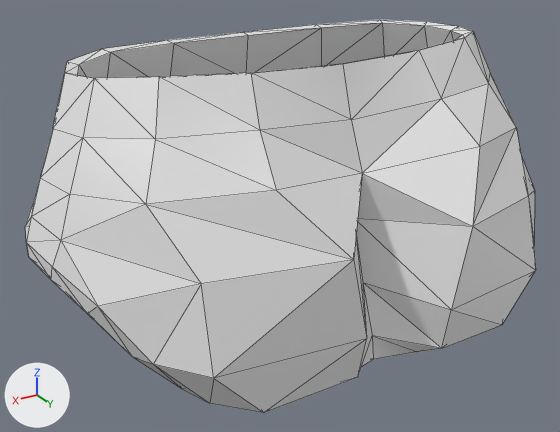
Two versions of the OBJ model res/CharaGreenKofta2.obj, one commit apart.
Both versions are drawn from a 50 mm lens placed at (0.183, 0.301, 0.195), pointed at (0.013, 0.017, 0.053). Lighting does not change. The marker at lower left points along +X, +Y and +Z. Mesh edges are drawn as thin lines. Where no turn or scale is listed for an object, it has been applied to the vertices.

Names of what the first picture shows: 'Cube.008_Cube.009'.
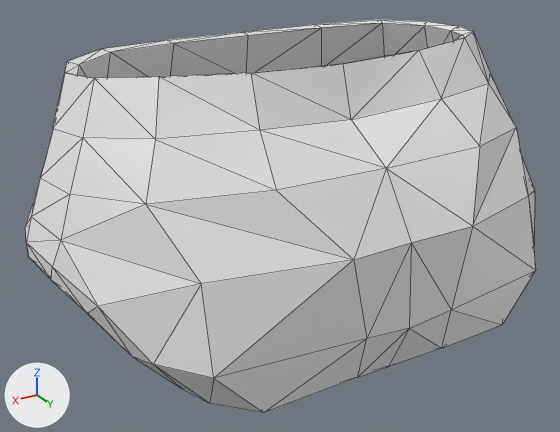
The newer file is also rescaled (x1.675) as a whole; pictures and numbers use the older file's frame.

Boxes [x1, y1, x2, y2] around the edits, measured in the pictures (560 x 432 px; the box of a moved part takes in the faces that stretch with it):
part 1 of me_cube_008_cube_009, moved or reshaped: before [260, 99, 480, 376]; after [260, 99, 480, 377]
part 2 of me_cube_008_cube_009, shading changed: [25, 20, 536, 413] in both

Patch to the scene script:
```diff
--- a/res/CharaGreenKofta2.obj.py
+++ b/res/CharaGreenKofta2.obj.py
@@ me_cube_008_cube_009 @@
 # used by ob_cube_008_cube_009; location = (0.0, 0.0, 0.0)
 # before: 26 (0.0, 0.075, 0.003) at pixel (373, 359), 34 (0.0, 0.054, -0.007), 85 (-0.003, 0.001, -0.018), 86 (-0.004, 0.022, -0.016), 87 (0.004, 0.001, -0.018)
 # before: 90 (-0.004, -0.016, -0.016), 92 (0.004, 0.022, -0.016), 95 (0.004, -0.016, -0.016), 349 (0.0, 0.02, 0.017), 353 (0.0, -0.015, 0.017)
 # before: 354 (0.0, 0.001, 0.014), 356 (0.0, 0.047, -0.003)
-me_cube_008_cube_009.from_pydata(...)  # 530 vertices, 1056 faces; spans x -0.127..0.126, y -0.048..0.097, z -0.018..0.129
-me_cube_008_cube_009.vertices[5].co = (0.0, 0.061, 0.085)  # pixel (362, 173)
-me_cube_008_cube_009.vertices[13].co = (0.0, 0.057, 0.064)
-me_cube_008_cube_009.vertices[19].co = (0.0, 0.065, 0.037)  # pixel (362, 282)
-me_cube_008_cube_009.vertices[23].co = (0.0, 0.074, 0.014)  # pixel (372, 335)
-me_cube_008_cube_009.vertices[84].co = (0.0, 0.022, 0.012)
-me_cube_008_cube_009.vertices[88].co = (0.0, 0.001, 0.009)
-me_cube_008_cube_009.vertices[89].co = (0.0, -0.016, 0.012)
-me_cube_008_cube_009.vertices[98].co = (0.0, -0.031, -0.008)
-me_cube_008_cube_009.vertices[110].co = (0.0, -0.041, 0.005)
-me_cube_008_cube_009.vertices[270].co = (0.0, 0.056, 0.084)
-me_cube_008_cube_009.vertices[278].co = (0.0, 0.052, 0.063)
-me_cube_008_cube_009.vertices[284].co = (0.0, 0.059, 0.038)
-me_cube_008_cube_009.vertices[289].co = (0.0, 0.067, 0.016)
-me_cube_008_cube_009.vertices[298].co = (0.0, 0.07, 0.006)
-me_cube_008_cube_009.vertices[362].co = (0.0, -0.027, -0.004)
-me_cube_008_cube_009.vertices[380].co = (0.0, -0.036, 0.008)
+me_cube_008_cube_009.from_pydata(...)  # 530 vertices, 1056 faces; spans x -0.127..0.126, y -0.048..0.097, z -0.019..0.129
+# me_cube_008_cube_009 part 1
+for i in [85, 86, 90]: me_cube_008_cube_009.vertices[i].co += Vector((-0.006, 0.0, 0.0))
+for i in [349, 353, 354]: me_cube_008_cube_009.vertices[i].co += Vector((0.0, 0.0, -0.031))
+for i in [26, 34, 356]: me_cube_008_cube_009.vertices[i].co += Vector((0.0, 0.0, -0.003))
+for i in [87, 92, 95]: me_cube_008_cube_009.vertices[i].co += Vector((0.006, 0.0, 0.0))
+me_cube_008_cube_009.vertices[5].co = (0.0, 0.077, 0.092)  # pixel (386, 168)
+me_cube_008_cube_009.vertices[13].co = (0.0, 0.094, 0.067)  # pixel (411, 242)
+me_cube_008_cube_009.vertices[19].co = (0.0, 0.097, 0.03)  # pixel (409, 328)
+me_cube_008_cube_009.vertices[23].co = (0.0, 0.085, 0.005)  # pixel (388, 366)
+me_cube_008_cube_009.vertices[84].co = (0.0, 0.022, -0.015)
+me_cube_008_cube_009.vertices[88].co = (0.0, 0.001, -0.019)
+me_cube_008_cube_009.vertices[89].co = (0.0, -0.016, -0.017)
+me_cube_008_cube_009.vertices[98].co = (0.0, -0.025, -0.009)
+me_cube_008_cube_009.vertices[110].co = (0.0, -0.035, -0.001)
+me_cube_008_cube_009.vertices[270].co = (0.0, 0.071, 0.091)
+me_cube_008_cube_009.vertices[278].co = (0.0, 0.089, 0.067)
+me_cube_008_cube_009.vertices[284].co = (0.0, 0.091, 0.031)
+me_cube_008_cube_009.vertices[289].co = (0.0, 0.079, 0.007)
+me_cube_008_cube_009.vertices[298].co = (0.0, 0.07, -0.002)
+me_cube_008_cube_009.vertices[362].co = (0.0, -0.027, -0.006)
+me_cube_008_cube_009.vertices[380].co = (0.0, -0.03, 0.001)
+# me_cube_008_cube_009 part 2: edges marked sharp go from 1145 to 1144
 me_cube_008_cube_009.materials.append(mat_none_004)
```
